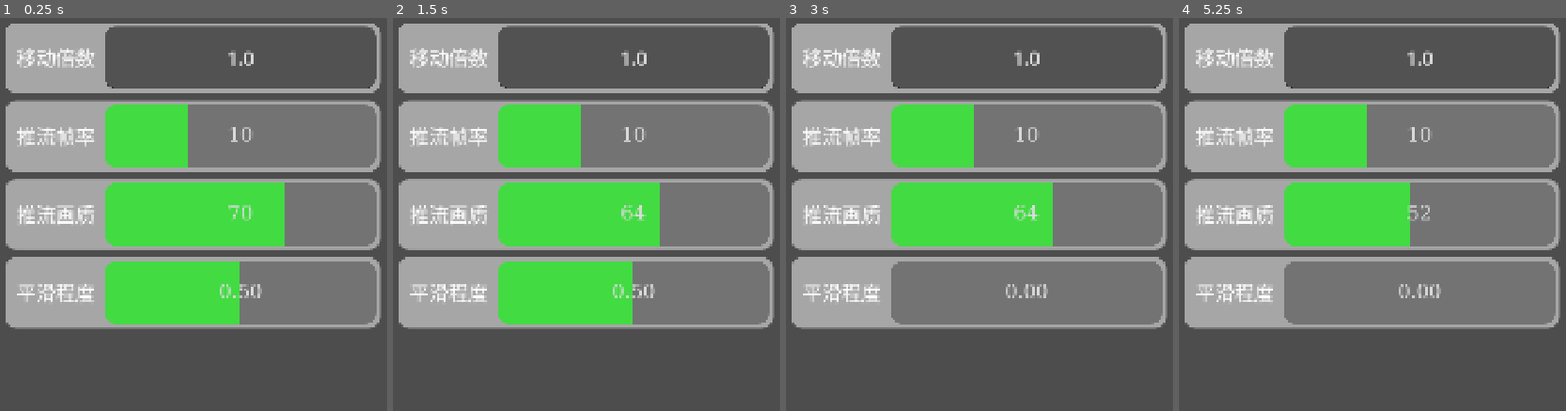
Above: before the commit, frames 1-4 (left to right).
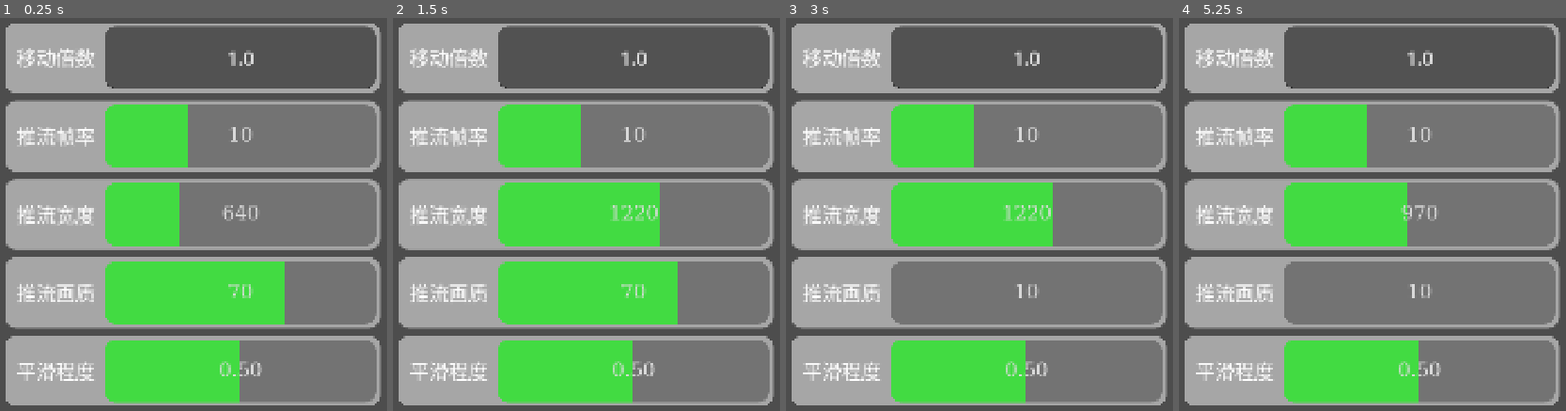
Above: after the commit, the same moments.

Repository: CantanTam/blecaco_phone
Game: Godot game, scene res://scenes/addon_set.tscn
Two runs of this game, one before a commit and one after it. Both use one fixed random seed, a clock stepped at 60 frames per second and the inputs below. This scene is started directly instead of the project's main scene.
Inputs (mouse positions are in pixels of both pictures, inside the frame that each line leads up to):
- Up to frame 1 (0.25 s): no input
- Up to frame 2 (1.5 s): tap Enter at 0.5 s; drag from (586, 222) to (660, 120) at 0.52 s; tap Space at 1.25 s; drag from (435, 234) to (547, 300) at 1.27 s
- Up to frame 3 (3 s): tap Enter at 2 s; move the mouse to (1053, 120) at 2.02 s; hold Up 2.03-2.75 s; tap Tab at 2.1 s; tap Space at 2.75 s; drag from (940, 300) to (outside the picture) at 2.77 s
- Up to frame 4 (5.25 s): tap Enter at 3.5, 5.1 s; move the mouse to (outside the picture) at 3.52 s; hold Down 3.53-4.25 s; tap Keypad Enter at 3.6 s; tap Space at 3.77, 4.25 s; drag from (outside the picture) to (1260, 108) at 4.27 s; move the mouse to (1407, 214) at 5.02 s; hold Down from 5.03 s (still down); click (1407, 214) at 5.17 s

The runs differ from the first frame. In frame 1, 24% of the frame differs, in the area x 1-99%, y 41-99%; in frame 2, 20%; in frame 3, 18%; in frame 4, 18%.

Commit message:
add stream width setting function

Diff:
--- a/scenes/addon_set.tscn
+++ b/scenes/addon_set.tscn
@@ -213,6 +213,63 @@
 horizontal_alignment = 1
 vertical_alignment = 1
 
+[node name="StreamWidthRow" type="HBoxContainer" parent="SetScrollPage/SettingsList" unique_id=1400000001]
+custom_minimum_size = Vector2(0, 180)
+layout_mode = 2
+
+[node name="ItemBg" type="PanelContainer" parent="SetScrollPage/SettingsList/StreamWidthRow" unique_id=1400000002]
+layout_mode = 2
+size_flags_horizontal = 3
+theme_override_styles/panel = SubResource("StyleBoxFlat_itembg")
+
+[node name="RowContent" type="HBoxContainer" parent="SetScrollPage/SettingsList/StreamWidthRow/ItemBg" unique_id=1400000003]
+layout_mode = 2
+size_flags_horizontal = 3
+theme_override_constants/separation = 25
+
+[node name="StreamWidthLabel" type="Label" parent="SetScrollPage/SettingsList/StreamWidthRow/ItemBg/RowContent" unique_id=1400000004]
+custom_minimum_size = Vector2(220, 80)
+layout_mode = 2
+theme_override_fonts/font = SubResource("SystemFont_1n66d")
+theme_override_font_sizes/font_size = 50
+text = "推流宽度"
+horizontal_alignment = 2
+vertical_alignment = 1
+
+[node name="ValueBox" type="Panel" parent="SetScrollPage/SettingsList/StreamWidthRow/ItemBg/RowContent" unique_id=1400000005]
+clip_children = 2
+layout_mode = 2
+size_flags_horizontal = 3
+theme_override_styles/panel = SubResource("StyleBoxFlat_valuebox")
+
+[node name="StreamWidthSlider" type="HSlider" parent="SetScrollPage/SettingsList/StreamWidthRow/ItemBg/RowContent/ValueBox" unique_id=1400000006]
+layout_mode = 1
+anchors_preset = 15
+anchor_right = 1.0
+anchor_bottom = 1.0
+grow_horizontal = 2
+grow_vertical = 2
+theme_override_styles/slider = SubResource("StyleBoxFlat_slider")
+theme_override_styles/grabber_area = SubResource("StyleBoxFlat_slider_fill")
+theme_override_styles/grabber_area_highlight = SubResource("StyleBoxFlat_slider_fill")
+min_value = 160.0
+max_value = 1920.0
+step = 10.0
+value = 640.0
+
+[node name="ValueText" type="Label" parent="SetScrollPage/SettingsList/StreamWidthRow/ItemBg/RowContent/ValueBox/StreamWidthSlider" unique_id=1400000007]
+layout_mode = 1
+anchors_preset = 15
+anchor_right = 1.0
+anchor_bottom = 1.0
+grow_horizontal = 2
+grow_vertical = 2
+theme_override_fonts/font = SubResource("SystemFont_1n66d")
+theme_override_font_sizes/font_size = 50
+text = "640"
+horizontal_alignment = 1
+vertical_alignment = 1
+
 [node name="StreamQualityRow" type="HBoxContainer" parent="SetScrollPage/SettingsList" unique_id=1984399220]
 custom_minimum_size = Vector2(0, 180)
 layout_mode = 2
--- a/scripts/addon_set.gd
+++ b/scripts/addon_set.gd
@@ -1,7 +1,7 @@
 extends Control
 
 # ============================================================
-# 设置页：移动倍数（SpinBox）+ 三根推流参数滑条
+# 设置页：移动倍数（SpinBox）+ 四根推流参数滑条
 #
 # ⚠️ 所有外观（ItemBg / 数值框 / 字号 / 圆角 / 间距 / 滑条颜色）
 #    统一在 scripts/settings_style.gd 里 —— **改外观请改那里**。
@@ -14,6 +14,7 @@
 # 每条描述一行：Options 用的键、发给 Blender 的 setting 名、取值范围。
 # key 与 setting 一一对应，setting 就是 blecaco/addon_property.py 里的属性名：
 #     fps     → props.fps      推流帧率
+#     width   → props.width    推流宽度（高度按相机画幅自动算）
 #     quality → props.quality  推流画质
 #     smooth  → props.smooth   平滑程度
 #
@@ -28,6 +29,18 @@
 		"min": 1.0,
 		"max": 30.0,
 		"step": 1.0,
+		"decimals": 0,
+	},
+	{
+		# 推流宽度：高度由 Blender 按相机画幅自动算，宽高都会取偶数。
+		# 步进 10 是为了在手机上更好拖；上限 1920 是手机滑条的范围
+		# （Blender 属性本身允许到 3840）。
+		"row": "StreamWidthRow",
+		"key": "blender/width",
+		"setting": "width",
+		"min": 160.0,
+		"max": 1920.0,
+		"step": 10.0,
 		"decimals": 0,
 	},
 	{
--- a/scripts/main.gd
+++ b/scripts/main.gd
@@ -7,13 +7,15 @@
 #
 #   output_fps  场景输出帧率（决定手机发送频率 / 前进步长）
 #   fps         推流帧率 ┐
-#   quality     推流画质 ├ 手机连上时的「校准」用，见 addon_set.gd
+#   width       推流宽度 ├ 手机连上时的「校准」用，见 addon_set.gd
+#   quality     推流画质 │
 #   smooth      平滑程度 ┘
 #   cameras     摄像机列表 + 活动摄像机    见 camera_select.gd
 #   shading     3D 视图的着色方式 + X-Ray  见 shade_set_page.gd
 const BLENDER_SETTING_KEYS := {
 	"output_fps": "blender/output_fps",
 	"fps": "blender/fps",
+	"width": "blender/width",
 	"quality": "blender/quality",
 	"smooth": "blender/smooth",
 	"cameras": "blender/cameras",
--- a/scripts/options.gd
+++ b/scripts/options.gd
@@ -85,16 +85,19 @@
 	"blur_mask/radius": 50,    # 模糊半径，单位「屏幕像素」（0=不糊，越大越糊）
 	"blur_mask/ring_taps": 2,    # 模糊采样圈数 1~4（越大越平滑也越费，手机建议 2）
 	# ------------------------------------------------------------
-	# 推流参数（addon_set.tscn 里三根滑条写入）
+	# 推流参数（addon_set.tscn 里四根滑条写入）
 	#
 	# 与 Blender 插件 blecaco/addon_property.py 里的属性一一同名：
 	#     fps     → props.fps      推流帧率   1 ~ 30
+	#     width   → props.width    推流宽度   160 ~ 1920（手机滑条范围）
 	#     quality → props.quality  推流画质   10 ~ 100
 	#     smooth  → props.smooth   平滑程度   0.0 ~ 1.0
 	# 拖动滑条时同时做两件事：存进这里 + 用 setting 消息发给 Blender。
 	# ⚠️ 这边的范围要和 addon_property.py 里声明的保持一致。
 	# ------------------------------------------------------------
 	"blender/fps": 10.0,
+	# 默认值与 addon_property.py 里 props.width 的 default 保持一致
+	"blender/width": 640.0,
 	"blender/quality": 70.0,
 	# 默认值与 addon_property.py 里 props.smooth 的 default 保持一致
 	"blender/smooth": 0.5,
